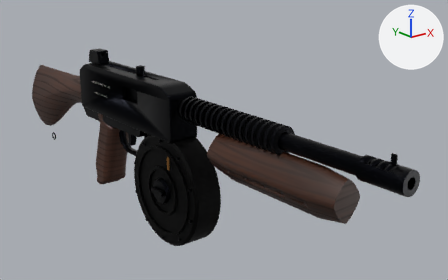
Renders of the glTF model public/models/tommy.glb from each side of a commit.
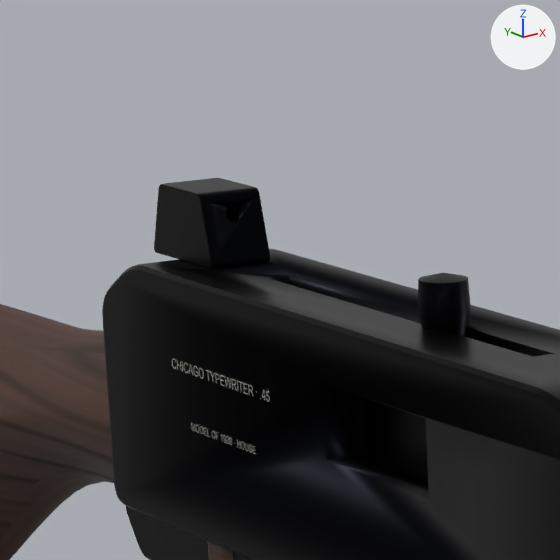
The first picture shows the older version from a 50 mm camera at (-0.446, -0.765, 0.219) aimed at (0.068, -0.122, -0.038). The close-ups show the older and then the newer version on the part from 14% to 36% of the width and 6% to 42% of the height of that picture. Only the edits that show in the close-ups are written down. Arrows for +X, +Y and +Z are at upper right; the lights stay in place. Where no turn or scale is listed for an object, it has been applied to the vertices. Vertices at exactly the same position are counted once.

Names of what the first close-up shows: 'Bolt', 'Receiver', 'Stock'.
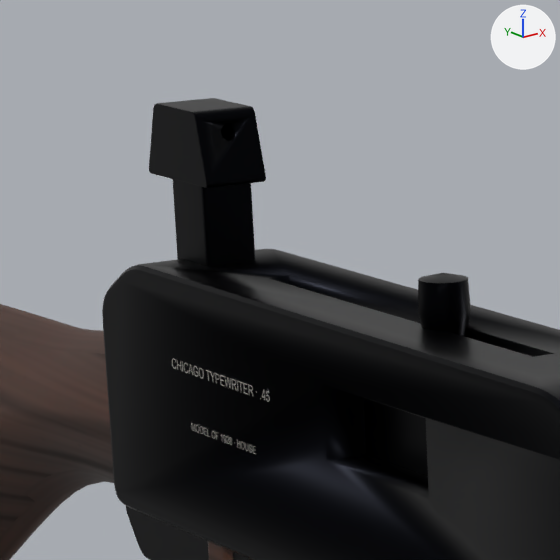
The change, as a diff of the scene's bpy script:
```diff
--- a/public/models/tommy.glb.py
+++ b/public/models/tommy.glb.py
@@ me_receiver @@
 # used by ob_receiver; location = (0.0, 0.0, 0.0)
-me_receiver.from_pydata(...)  # 3679 vertices, 7238 faces; spans x -0.022..0.024, y -0.125..0.307, z -0.127..0.066
+me_receiver.from_pydata(...)  # 3735 vertices, 7346 faces; spans x -0.022..0.024, y -0.125..0.307, z -0.127..0.088
+# me_receiver part 1: the loose piece of 209 vertices spanning x -0.009..0.009, y 0.085..0.12, z 0.046..0.066 is moved by (0.0, 0.0, 0.022)
+# me_receiver part 2: a new loose piece of 56 vertices spanning x -0.007..0.007, y 0.091..0.109, z 0.044..0.07, in mat_blued_steel_001
+# me_receiver part 3: 6747 kept faces spanning x -0.022..0.024, y -0.125..0.307, z -0.127..0.046 get new texture (UV) coordinates
+# other edits to the shape of me_receiver do not show in these pictures
 me_receiver.materials.append(mat_blued_steel_001)
```

Changed parts and their boxes (x1, y1, x2, y2) in the close-ups (560 x 560 px; the box of a moved part takes in the faces that stretch with it):
'Receiver', reshaped
    before: (102, 178, 560, 560)
    after: (102, 98, 560, 560)
part 1 of me_receiver, moved or reshaped
    before: (154, 178, 270, 269)
    after: (149, 98, 266, 188)
part 2 of me_receiver, added
    after: (173, 179, 255, 266)
part 3 of me_receiver, surface changed
    both: (104, 249, 273, 474)
